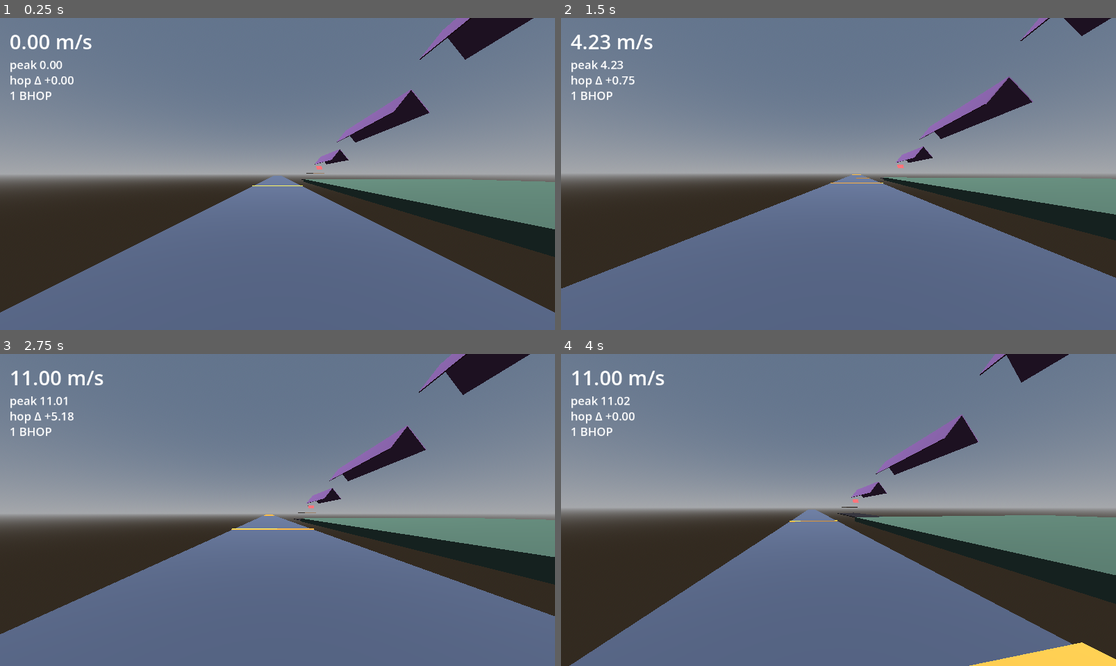
Above: before the commit, frames 1-4 (two rows, left to right).
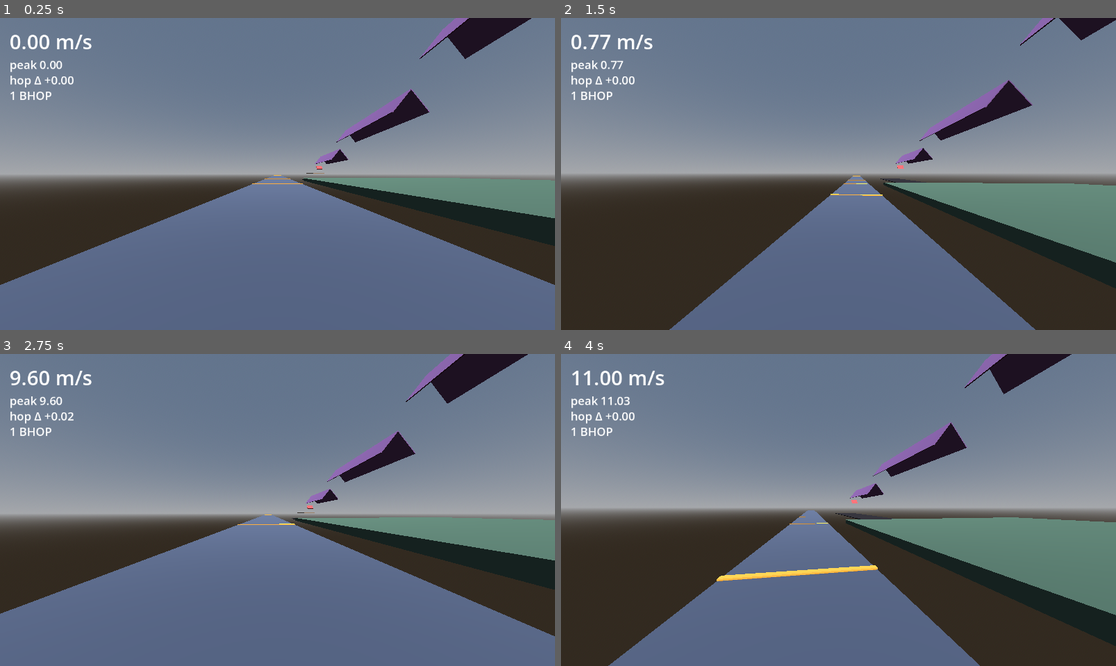
Above: after the commit, the same moments.

Repository: Crawford-Young/what-is-dark
Game: Godot game, scene res://scenes/momentum_lab.tscn
Same seed, same stepped clock (60 frames per second), same inputs: the game is played once before the commit and once after it. This scene is started directly instead of the project's main scene.
Inputs (mouse positions are in pixels of both pictures, inside the frame that each line leads up to):
- Up to frame 1 (0.25 s): no input
- Up to frame 2 (1.5 s): tap Enter at 0.5 s; move the mouse to (866, 174) at 0.52 s; hold Space (jump) 0.53-1.28 s; hold W (move_forward) from 0.53 s (still down); click (866, 174) at 0.67 s; move the mouse to (810, 174) at 1.27 s; tap Q (glance) at 1.35 s
- Up to frame 3 (2.75 s): keep holding W (move_forward); tap Space (jump) at 1.52, 1.55, 1.82, 2.3 s; move the mouse to (288, 503) at 2.02 s; hold Shift from 2.03 s (still down)
- Up to frame 4 (4 s): keep holding W (move_forward); move the mouse to (832, 516) at 2.77 s; release Shift at 2.78 s; tap Alt at 2.85 s; click (832, 516) at 2.92 s; tap Space (jump) at 3.02, 3.05, 3.32 s; move the mouse to (877, 513) at 3.52 s; hold Space (jump) from 3.53 s (still down); tap Ctrl at 3.6 s

The runs differ from the first frame. In frame 1, 6.5% of the frame differs, in the area x 0-100%, y 0-95%; in frame 2, 22%, in the area x 0-100%, y 0-100%; in frame 3, 5.4%; in frame 4, 16%.

Commit message:
feat: match cs2 relative downhill gain via gravity ratio
Co-Authored-By: Claude Fable 5 <noreply@anthropic.com>

Diff:
--- a/scripts/logic/source_move.gd
+++ b/scripts/logic/source_move.gd
@@ -7,15 +7,18 @@
 ## airborne -> accelerate(air, wish_speed = minf(RUN_SPEED, AIR_CAP)) -> gravity. Then move_and_slide.
 
 const RUN_SPEED := 11.0
-const GRAVITY := 20.0  ## game parity restored: descent-based map structure supplies the build
-## rate, not a gravity tuning lever — the surf ecosystem never tunes gravity (research 2026-07-23)
-const JUMP_SPEED := 8.5  ## game parity restored alongside GRAVITY (see above)
+const GRAVITY := 35.2  ## ratio match — along-face accel / run speed = 35.2*sin(51.34)/11 ≈
+## 2.5/s = CS2's relative downhill gain (15.24*sin51.34/4.76); 20 was game parity but halved
+## the felt punch (20*sin51.34/11 ≈ 1.42/s) — third user ask closed the question (2026-07-23)
+const JUMP_SPEED := 11.28  ## jump-height parity held: 11.28^2/(2*35.2) ≈ 1.81 m, same as the
+## game's 8.5^2/(2*20) — raised alongside GRAVITY so hang-time/height feel is unchanged
 const FRICTION := 4.0  ## surf-server sv_friction (CS2 matchmaking default is 5.2)
 const STOP_SPEED := 3.5
 const GROUND_ACCEL := 5.5
 const AIR_ACCEL := 150.0  ## surf/bhop community-server value (CS2 matchmaking uses 12 — near-zero strafe gain by design)
-const AIR_CAP := 0.75  ## gravity-consistent scale: 0.57 * 20/15.24 ≈ 0.75 — restores CS2's ~3:1
-## gravity-slide vs strafe-hold ratio on 50° faces (the speed-scaled 1.32 pinned riders to ramps)
+const AIR_CAP := 0.75  ## unchanged under the GRAVITY ratio-match: per-tick hold-vs-slide ratio
+## at 120 Hz = 0.75 / (35.2*sin51.34/120) ≈ 3.3:1, vs CS2's 0.57/(15.24*sin51.34/64) ≈ 3.1:1 —
+## already matched; scaling this with GRAVITY would recreate the R4 pin-to-ramp bug
 const OVERBOUNCE := 1.0
 
 
--- a/tests/unit/test_source_move.gd
+++ b/tests/unit/test_source_move.gd
@@ -147,10 +147,10 @@
 
 func test_jump_replaces_y_keeps_horizontal() -> void:
 	var v := SourceMove.jump(Vector3(3, -2, -5))
-	assert_true(v.is_equal_approx(Vector3(3, 8.5, -5)))
+	assert_true(v.is_equal_approx(Vector3(3, 11.28, -5)))
 
 
 func test_gravity_reduces_y() -> void:
-	# 0 - GRAVITY(20.0) * 0.5 = -10.0
+	# 0 - GRAVITY(35.2) * 0.5 = -17.6
 	var v := SourceMove.apply_gravity(Vector3(1, 0, 2), 0.5)
-	assert_true(v.is_equal_approx(Vector3(1, -10.0, 2)))
+	assert_true(v.is_equal_approx(Vector3(1, -17.6, 2)))
